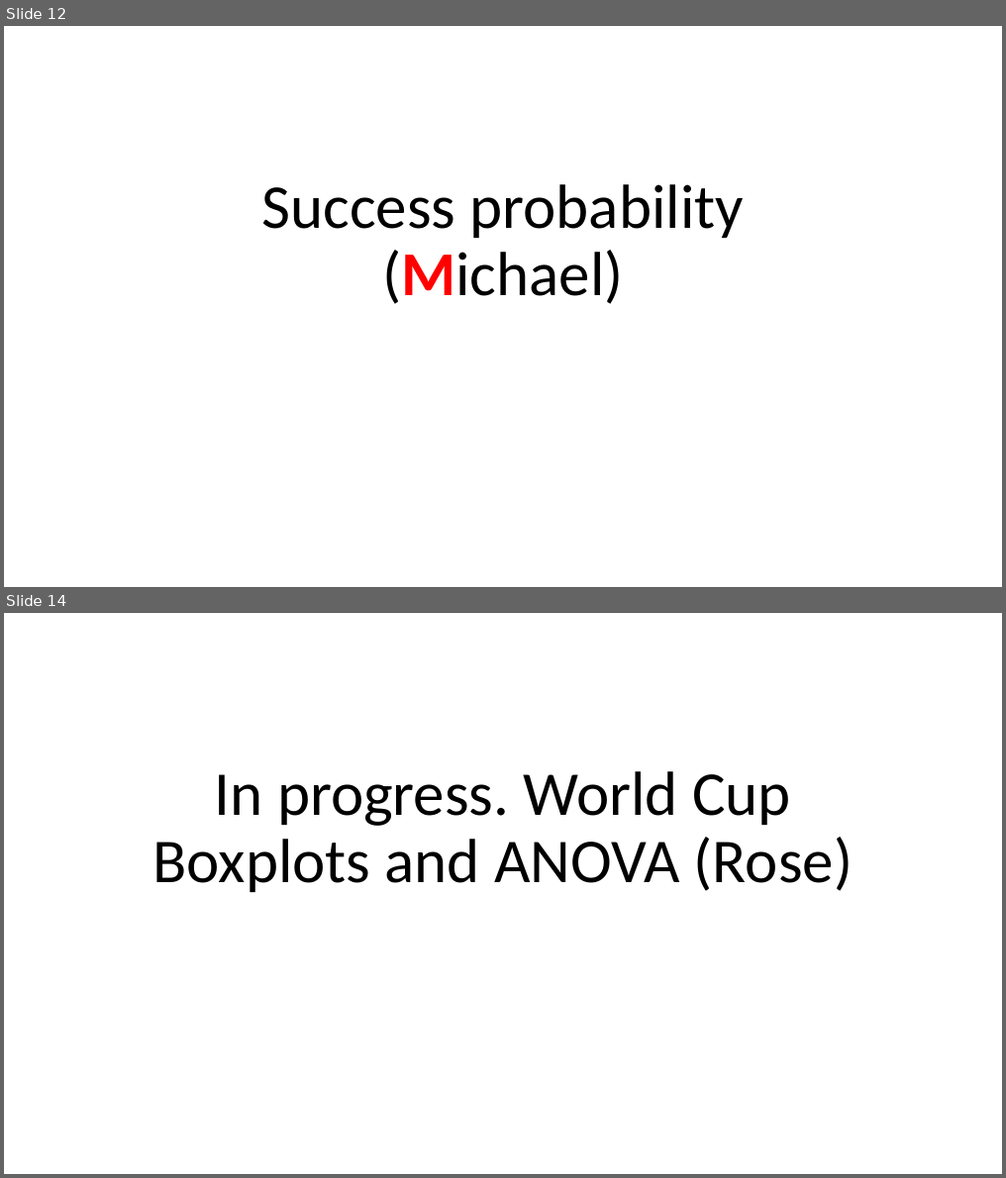
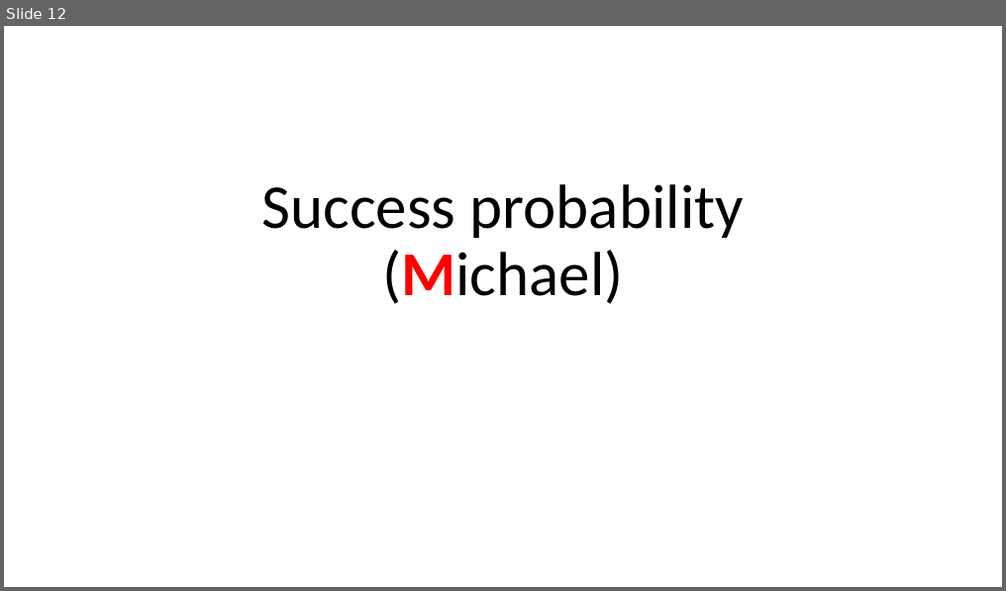
Before and after one commit to rmesina/T2_Codes-R-Us, a slide deck: midterm_project/Determining which variables contribute to likely hood of.pptx. Shown one above the other, each under a label of ours: slides 12 and 14 before the commit, slide 12 after it; the slides between them are not shown. The pictures are 1006x1178 and 1006x591 pixels, drawn with LibreOffice and Linux fonts; fonts in the diff are those of the drawing. Boxes give left, top, right and bottom in pixels: in the first picture for what was removed or moved away, otherwise in the second. Text is boxed around its words. In the diff, an @@ line names an element or a change of style, - is before the commit and + after.

```diff
--- a/midterm_project/Determining which variables contribute to likely hood of.pptx
+++ b/midterm_project/Determining which variables contribute to likely hood of.pptx
@@ slide 14 removed at [4,613,1002,1174], background #FFFFFF @@
@@ title removed at [153,771,852,892] @@
-In progress. World Cup Boxplots and ANOVA (Rose)
```
Also in this commit, not shown: 3 slides changed, 3 slides added, 1 other slide removed, 12 other files.
